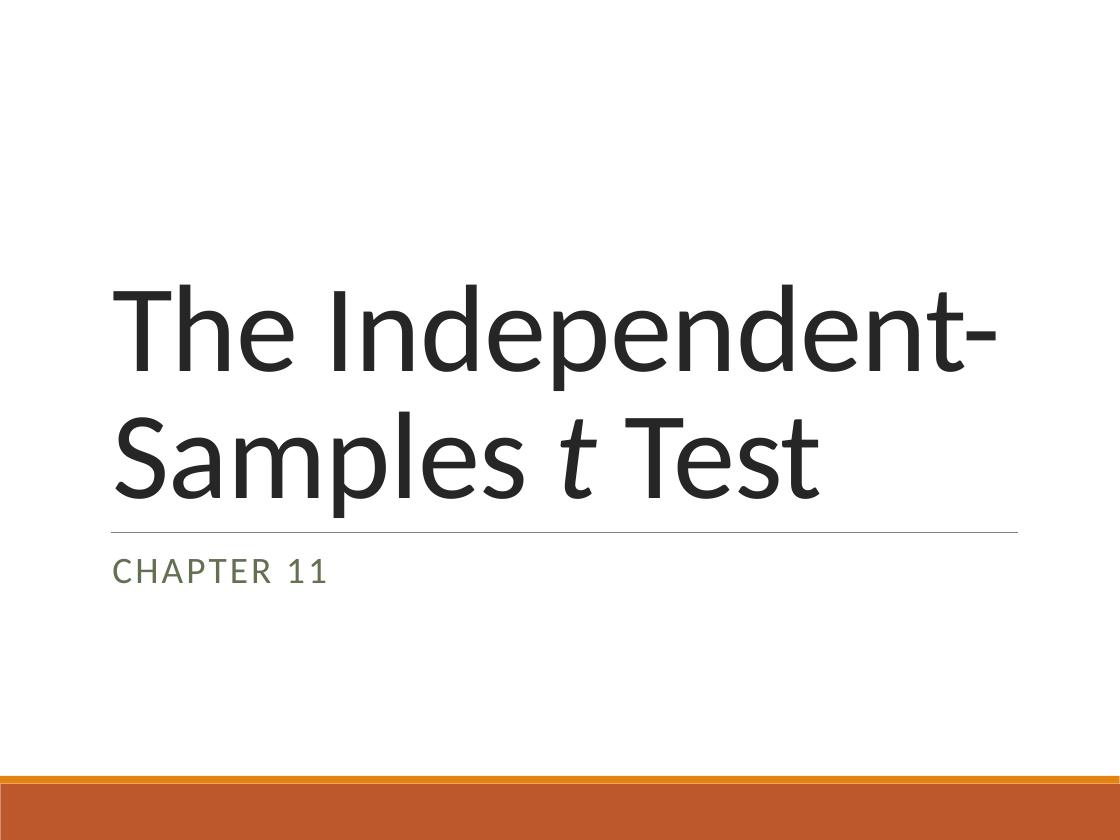
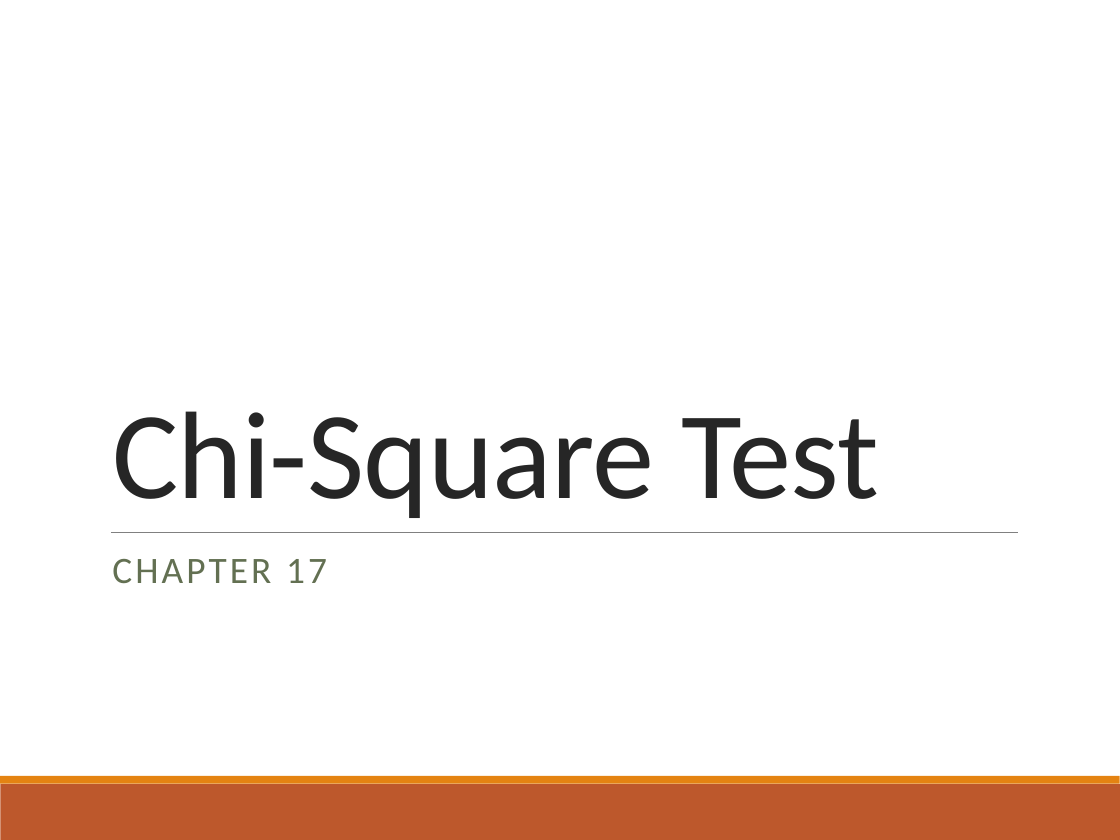
Before and after one commit to doomlab/statsofdoom-files, a slide deck: slide 1 of basics/jasp/notes/Chapter 17 Lecture.pptx. Drawn at 1120x840 pixels with LibreOffice and Linux fonts; fonts in the diff are those of the drawing. Boxes give left, top, right and bottom in pixels: in the first picture for what was removed or moved away, otherwise in the second. Text is boxed around its words. In the diff, an @@ line names an element or a change of style, - is before the commit and + after.

```diff
--- a/basics/jasp/notes/Chapter 17 Lecture.pptx
+++ b/basics/jasp/notes/Chapter 17 Lecture.pptx
@@ title at bbox=[112, 411, 879, 518]: text changed @@
-The Independent-Samples t Test
+Chi-Square Test
@@ subtitle at bbox=[112, 559, 327, 583]: text changed @@
-CHAPTER 11
+CHAPTER 17
```
Also in this commit, not shown: 3 other slides changed, 38 slides added, 28 slides removed.
